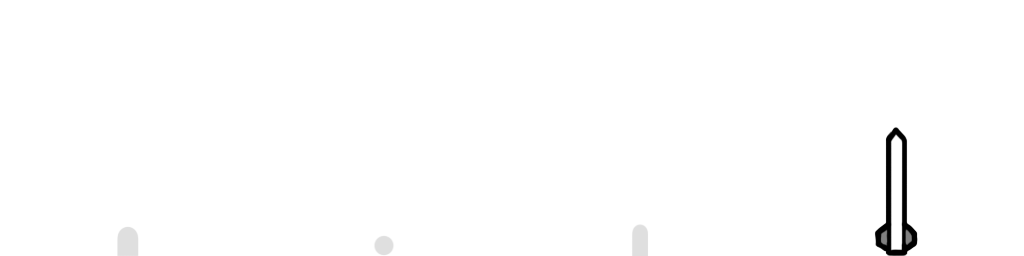
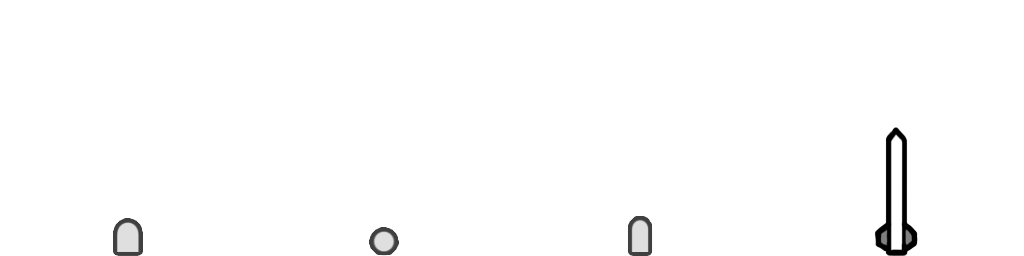
Revision of a layered 1024 × 256 image; what changed, layer by layer:
added layer "레이어 2" above "레이어 1" over box(116, 219, 649, 252)
painted on "레이어 1" over box(116, 223, 649, 256)